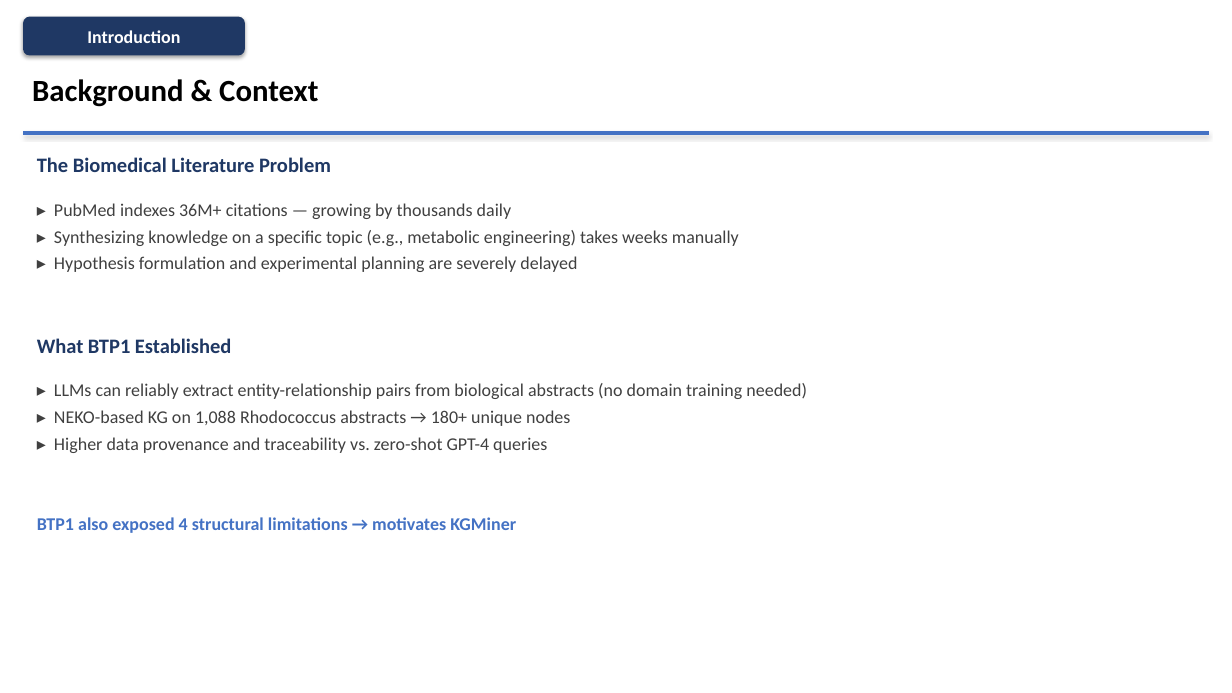
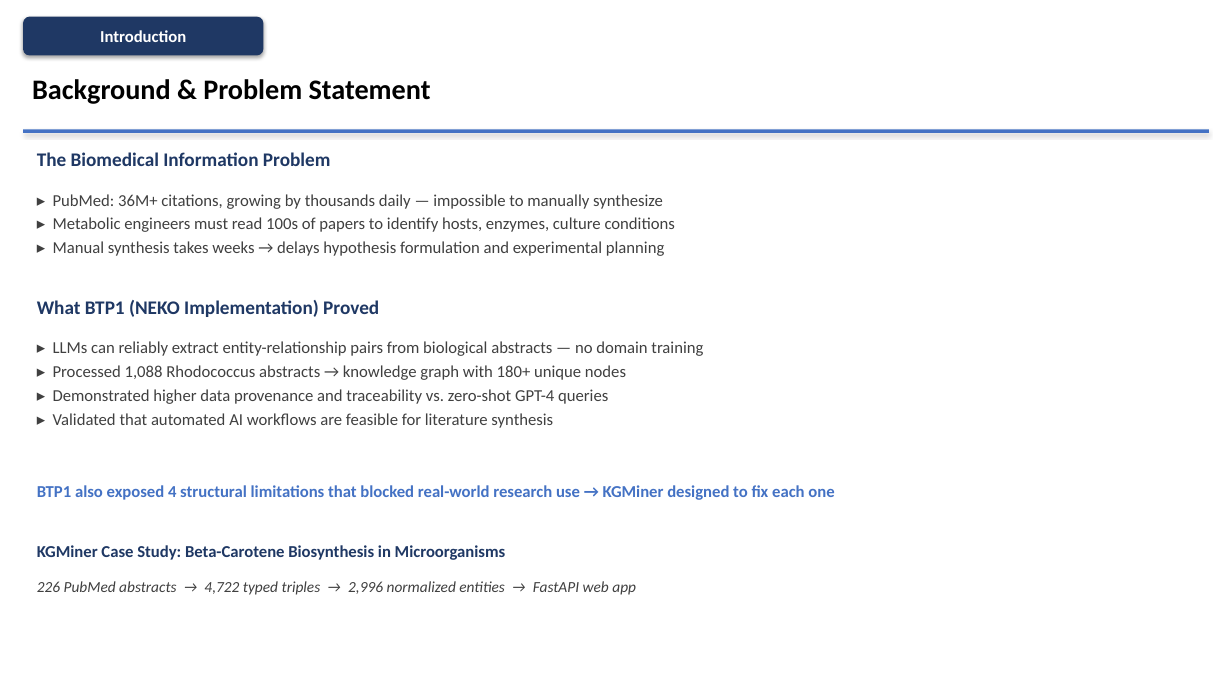
Before and after one commit to Up14/NEKO_PAPER, a slide deck: slide 3 of BTP2_KGMiner.pptx. Drawn at 1232x693 pixels with LibreOffice and Linux fonts; fonts in the diff are those of the drawing. Boxes give left, top, right and bottom in pixels: in the first picture for what was removed or moved away, otherwise in the second. Text is boxed around its words. In the diff, an @@ line names an element or a change of style, - is before the commit and + after.

```diff
--- a/BTP2_KGMiner.pptx
+++ b/BTP2_KGMiner.pptx
@@ rounded rectangle "Introduction" resized from (x1=23, y1=17, x2=245, y2=55) to (x1=23, y1=17, x2=263, y2=55) @@
@@ rounded rectangle "Introduction" at (x1=23, y1=17, x2=263, y2=55): size 14 to 13 pt @@
@@ text at (x1=32, y1=79, x2=431, y2=104): text changed; size 24 to 22 pt @@
-Background & Context
+Background & Problem Statement
@@ text at (x1=37, y1=152, x2=331, y2=166): text changed; size 16 to 15 pt @@
-The Biomedical Literature Problem
+The Biomedical Information Problem
@@ text at (x1=53, y1=194, x2=675, y2=256): text changed; size 14 to 13 pt @@
-▸ PubMed indexes 36M+ citations — growing by thousands daily
-▸ Synthesizing knowledge on a specific topic (e.g., metabolic engineering) takes weeks manually
-▸ Hypothesis formulation and experimental planning are severely delayed
+▸ PubMed: 36M+ citations, growing by thousands daily — impossible to manually synthesize
+▸ Metabolic engineers must read 100s of papers to identify hosts, enzymes, culture conditions
+▸ Manual synthesis takes weeks → delays hypothesis formulation and experimental planning
@@ text at (x1=37, y1=300, x2=379, y2=317): text changed; size 16 to 15 pt @@
-What BTP1 Established
+What BTP1 (NEKO Implementation) Proved
@@ text at (x1=53, y1=341, x2=703, y2=428): text changed; size 14 to 13 pt @@
-▸ LLMs can reliably extract entity-relationship pairs from biological abstracts (no domain training needed)
-▸ NEKO-based KG on 1,088 Rhodococcus abstracts → 180+ unique nodes
-▸ Higher data provenance and traceability vs. zero-shot GPT-4 queries
+▸ LLMs can reliably extract entity-relationship pairs from biological abstracts — no domain training
+▸ Processed 1,088 Rhodococcus abstracts → knowledge graph with 180+ unique nodes
+▸ Demonstrated higher data provenance and traceability vs. zero-shot GPT-4 queries
+▸ Validated that automated AI workflows are feasible for literature synthesis
@@ text at (x1=37, y1=485, x2=834, y2=500): text changed; size 14 to 13 pt @@
-BTP1 also exposed 4 structural limitations → motivates KGMiner
+BTP1 also exposed 4 structural limitations that blocked real-world research use → KGMiner designed to fix each one
@@ text added at (x1=37, y1=545, x2=506, y2=560), 13 pt, text #1F3864, bold @@
+KGMiner Case Study: Beta-Carotene Biosynthesis in Microorganisms
@@ text added at (x1=37, y1=581, x2=636, y2=595), 12 pt, text #404040, italic @@
+226 PubMed abstracts → 4,722 typed triples → 2,996 normalized entities → FastAPI web app
```
Also in this commit, not shown: 6 other slides changed, 16 slides added, 10 slides removed, 1 other file.
